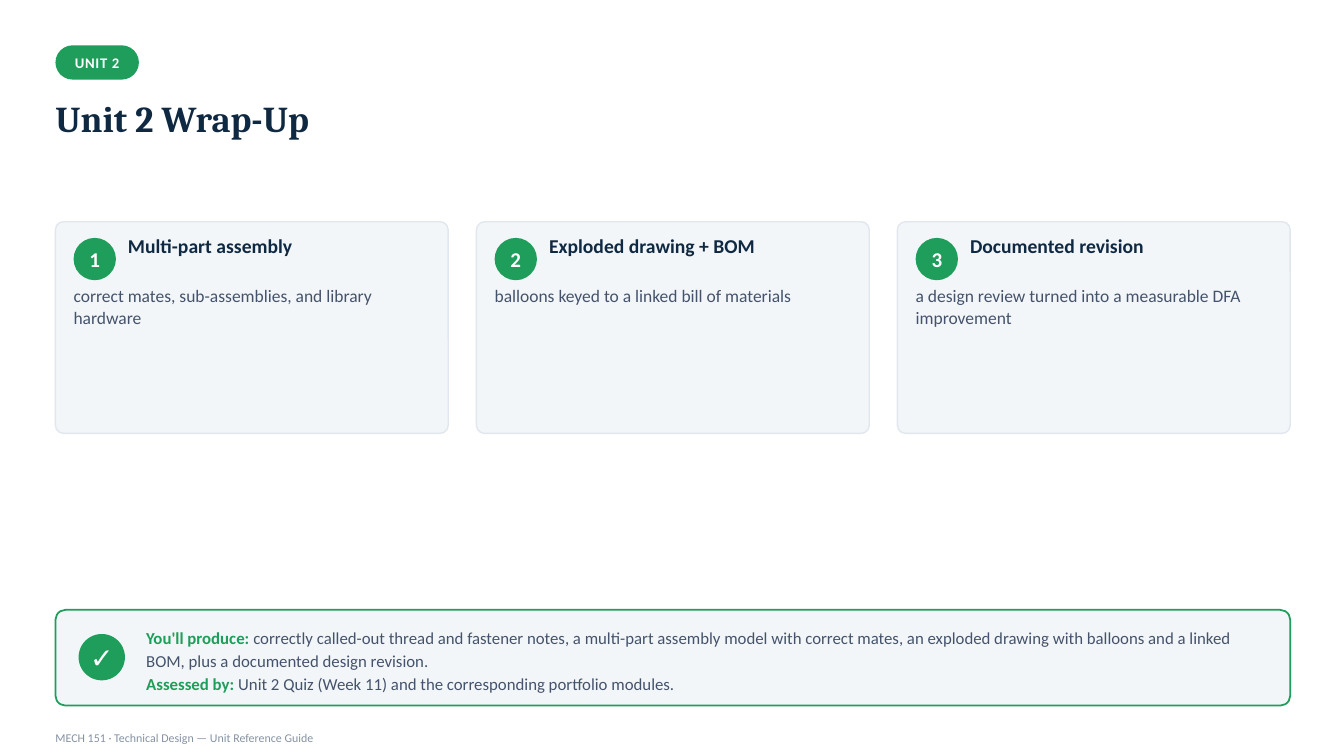
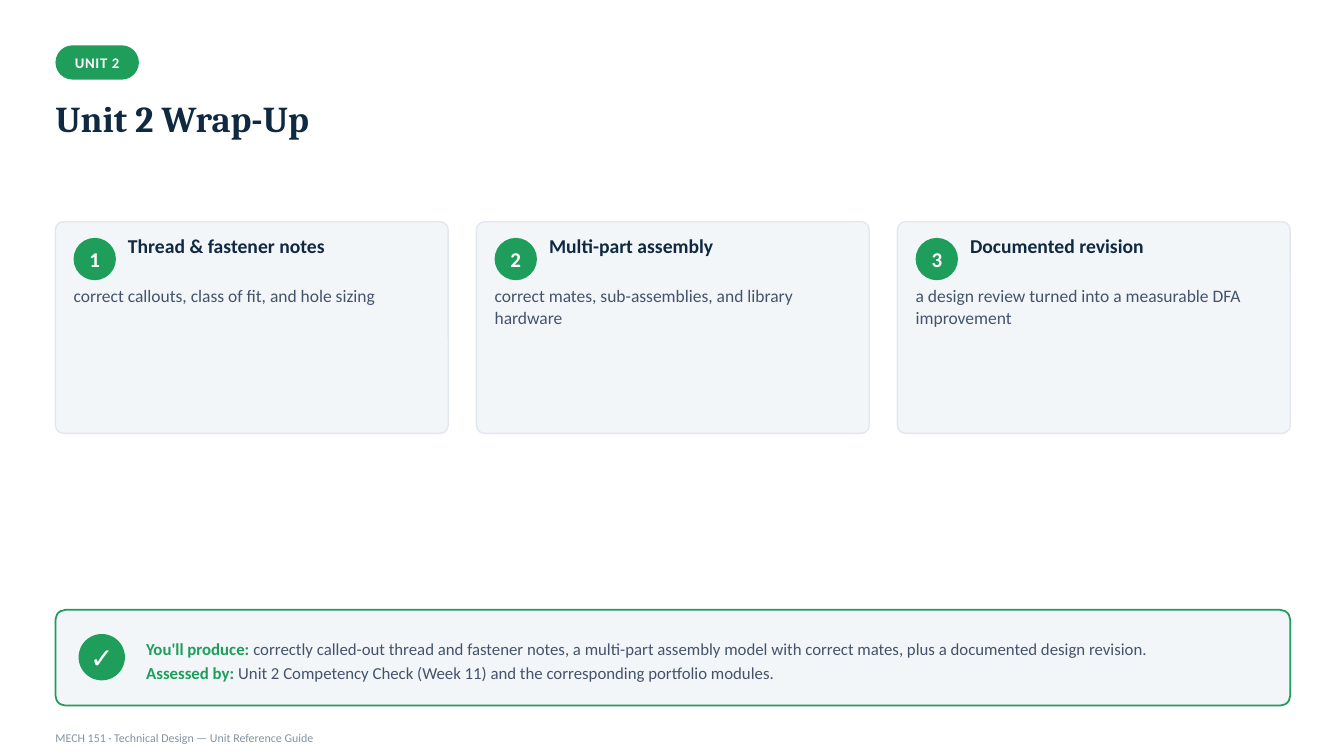
Before and after one commit to kainanis808/kainanis808.github.io, a slide deck: slide 38 of MECH151_techDesign/slideDeck/MECH151_Unit_Reference_Deck.pptx (slide 39 before the commit). Drawn at 1344x756 pixels with LibreOffice and Linux fonts; fonts in the diff are those of the drawing. Boxes give left, top, right and bottom in pixels: in the first picture for what was removed or moved away, otherwise in the second. Text is boxed around its words. In the diff, an @@ line names an element or a change of style, - is before the commit and + after.

```diff
--- a/MECH151_techDesign/slideDeck/MECH151_Unit_Reference_Deck.pptx
+++ b/MECH151_techDesign/slideDeck/MECH151_Unit_Reference_Deck.pptx
@@ text at (x1=128, y1=239, x2=324, y2=253): text changed @@
-Multi-part assembly
+Thread & fastener notes
@@ text at (x1=549, y1=239, x2=713, y2=256): text changed @@
-Exploded drawing + BOM
+Multi-part assembly
@@ text at (x1=74, y1=290, x2=375, y2=305): text changed @@
-correct mates, sub-assemblies, and library hardware
+correct callouts, class of fit, and hole sizing
@@ text at (x1=495, y1=290, x2=792, y2=324): text changed @@
-balloons keyed to a linked bill of materials
+correct mates, sub-assemblies, and library hardware
@@ text at (x1=146, y1=643, x2=1147, y2=682): text changed @@
-You'll produce: correctly called-out thread and fastener notes, a multi-part assembly model with correct mates, an exploded drawing with balloons and a linked BOM, plus a documented design revision.
-Assessed by: Unit 2 Quiz (Week 11) and the corresponding portfolio modules.
+You'll produce: correctly called-out thread and fastener notes, a multi-part assembly model with correct mates, plus a documented design revision.
+Assessed by: Unit 2 Competency Check (Week 11) and the corresponding portfolio modules.
```
Also in this commit, not shown: 8 other slides changed, 1 slide removed, 20 other files.
